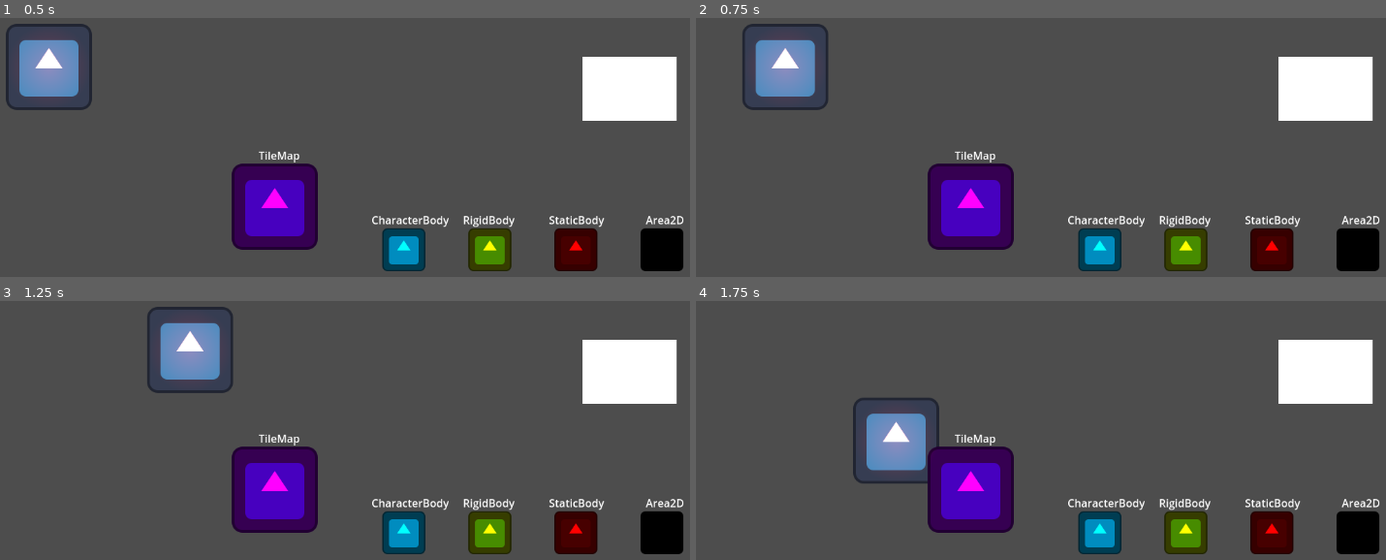
Above: before the commit, frames 1-4 (two rows, left to right).
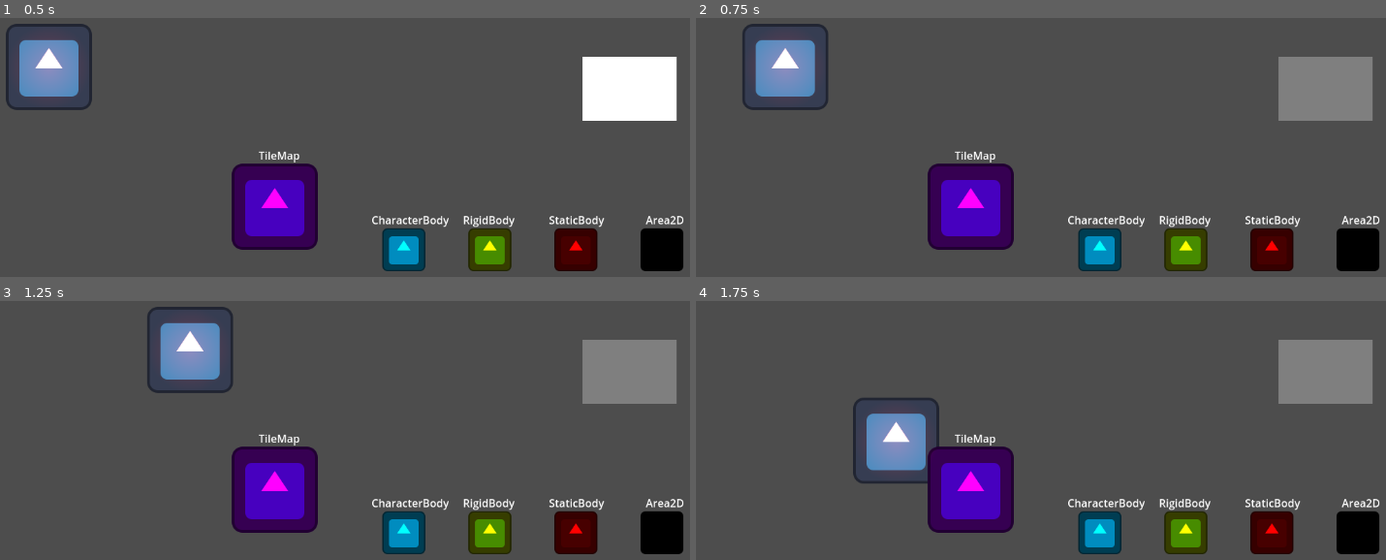
Above: after the commit, the same moments.

Repository: rvbatt/rule-based-godot
Game: Godot game, scene res://test_scenes/area_detection_and_distance/area2D_detection_and_distance_test.tscn
The game is run twice, just before and just after one commit, with the same random seed, the same clock (stepped at 60 frames per second) and the same inputs. The project has no main scene, so this scene is started directly. The engine's default icon, where the game draws it, is replaced by a stand-in: a white triangle on a blue panel in a dark square.
Inputs:
- Up to frame 1 (0.5 s): no input
- Up to frame 2 (0.75 s): tap Enter at 0.5 s; hold Right (ui_right) from 0.53 s (still down); hold T (test_rule_based_system) from 0.53 s (still down)
- Up to frame 3 (1.25 s): keep holding Right (ui_right); keep holding T (test_rule_based_system)
- Up to frame 4 (1.75 s): release Right (ui_right) at 1.28 s; release T (test_rule_based_system) at 1.28 s; hold Down (ui_down) from 1.28 s (still down); tap T (test_rule_based_system) at 1.35 s

Frame 1 is identical in both runs. In frame 2, 3.4% of the frame differs, in the area x 84-99%, y 14-40%; in frame 3, 3.4%; in frame 4, 3.4%.

Commit message:
Recompile test test scenes
Signed-off-by: Rodrigo Volpe Battistin <rv.battistin@usp.br>

Diff:
--- a/test_scenes/area_detection_and_distance/area2D_detection_and_distance_test.tscn
+++ b/test_scenes/area_detection_and_distance/area2D_detection_and_distance_test.tscn
@@ -1,8 +1,9 @@
-[gd_scene load_steps=27 format=3 uid="uid://j2nmi7dkugko"]
+[gd_scene load_steps=30 format=3 uid="uid://j2nmi7dkugko"]
 
 [ext_resource type="Script" path="res://test_scenes/test_rule_based_system.gd" id="1_erwra"]
 [ext_resource type="Script" path="res://addons/rule_based_godot/system/rule_based_system.gd" id="2_4ujxe"]
 [ext_resource type="Script" path="res://addons/rule_based_godot/resources/arbiters/least_recently_used_arbiter.gd" id="3_v1kjp"]
+[ext_resource type="Script" path="res://addons/rule_based_godot/resources/actions/set_property_action.gd" id="4_ev1sj"]
 [ext_resource type="Script" path="res://addons/rule_based_godot/resources/matches/atomic/distance_match.gd" id="5_kxv2h"]
 [ext_resource type="Script" path="res://addons/rule_based_godot/resources/rule.gd" id="6_4o83o"]
 [ext_resource type="Script" path="res://addons/rule_based_godot/resources/matches/atomic/area_detection_match.gd" id="7_4ivev"]
@@ -13,9 +14,17 @@
 [sub_resource type="Resource" id="Resource_senb5"]
 script = ExtResource("3_v1kjp")
 
+[sub_resource type="Resource" id="Resource_cbi7h"]
+script = ExtResource("4_ev1sj")
+property_and_value = {
+"color": Color(0.498039, 0.498039, 0.498039, 1)
+}
+agent_type = 0
+agent_path = NodePath("../ColorRect")
+
 [sub_resource type="Resource" id="Resource_an3l5"]
 script = ExtResource("5_kxv2h")
-source_path = NodePath("")
+source_path = NodePath("../Colliders/TileMap")
 min_distance = 0.0
 max_distance = 500.0
 tester_is_wildcard = false
@@ -25,7 +34,15 @@
 [sub_resource type="Resource" id="Resource_r4ela"]
 script = ExtResource("6_4o83o")
 condition = SubResource("Resource_an3l5")
-actions = Array[Resource("res://addons/rule_based_godot/resources/actions/abstract_action.gd")]([])
+actions = Array[Resource("res://addons/rule_based_godot/resources/actions/abstract_action.gd")]([SubResource("Resource_cbi7h")])
+
+[sub_resource type="Resource" id="Resource_w0v1a"]
+script = ExtResource("4_ev1sj")
+property_and_value = {
+"color": Color(0, 0, 0, 1)
+}
+agent_type = 0
+agent_path = NodePath("../ColorRect")
 
 [sub_resource type="Resource" id="Resource_ca3mb"]
 script = ExtResource("7_4ivev")
@@ -36,7 +53,7 @@
 [sub_resource type="Resource" id="Resource_fedny"]
 script = ExtResource("6_4o83o")
 condition = SubResource("Resource_ca3mb")
-actions = Array[Resource("res://addons/rule_based_godot/resources/actions/abstract_action.gd")]([])
+actions = Array[Resource("res://addons/rule_based_godot/resources/actions/abstract_action.gd")]([SubResource("Resource_w0v1a")])
 
 [sub_resource type="Resource" id="Resource_enohr"]
 script = ExtResource("7_4ivev")
--- a/test_scenes/boolean_and_strings/NOT_string_and_signal_test.tscn
+++ b/test_scenes/boolean_and_strings/NOT_string_and_signal_test.tscn
@@ -34,9 +34,9 @@
 string_value = ""
 tester_is_wildcard = false
 tester_path = NodePath("LineEdit")
+should_retrieve_data = false
 extraction_type = 0
 extraction_property = &"text"
-retrieval_should_retrieve = false
 
 [sub_resource type="Resource" id="Resource_rq540"]
 script = ExtResource("7_4ogbf")
--- a/test_scenes/boolean_and_strings/string_OR_string_test.tscn
+++ b/test_scenes/boolean_and_strings/string_OR_string_test.tscn
@@ -1,10 +1,11 @@
-[gd_scene load_steps=13 format=3 uid="uid://drcjdpshf2gbw"]
+[gd_scene load_steps=16 format=3 uid="uid://drcjdpshf2gbw"]
 
 [ext_resource type="Script" path="res://test_scenes/test_rule_based_system.gd" id="1_16e81"]
 [ext_resource type="Script" path="res://addons/rule_based_godot/system/rule_based_system.gd" id="2_nswr2"]
 [ext_resource type="Script" path="res://addons/rule_based_godot/resources/arbiters/first_applicable_arbiter.gd" id="3_fwqsd"]
 [ext_resource type="Script" path="res://addons/rule_based_godot/resources/actions/set_property_action.gd" id="4_xh355"]
 [ext_resource type="Script" path="res://addons/rule_based_godot/resources/matches/boolean/OR_match.gd" id="5_t5eq1"]
+[ext_resource type="Script" path="res://addons/rule_based_godot/resources/matches/atomic/string_match.gd" id="6_2triq"]
 [ext_resource type="Script" path="res://addons/rule_based_godot/resources/rule.gd" id="7_beao0"]
 [ext_resource type="Script" path="res://addons/rule_based_godot/resources/rule_list.gd" id="8_h5vtr"]
 
@@ -19,9 +20,27 @@
 agent_type = 0
 agent_path = NodePath("../ColorRect")
 
+[sub_resource type="Resource" id="Resource_n4w7l"]
+script = ExtResource("6_2triq")
+string_value = "black"
+tester_is_wildcard = false
+tester_path = NodePath("../LineEdit")
+should_retrieve_data = false
+extraction_type = 0
+extraction_property = &"text"
+
+[sub_resource type="Resource" id="Resource_05aa2"]
+script = ExtResource("6_2triq")
+string_value = "black"
+tester_is_wildcard = false
+tester_path = NodePath("../LineEdit2")
+should_retrieve_data = false
+extraction_type = 0
+extraction_property = &"text"
+
 [sub_resource type="Resource" id="Resource_eywxm"]
 script = ExtResource("5_t5eq1")
-subconditions = Array[Resource("res://addons/rule_based_godot/resources/matches/abstract_match.gd")]([])
+subconditions = Array[Resource("res://addons/rule_based_godot/resources/matches/abstract_match.gd")]([SubResource("Resource_n4w7l"), SubResource("Resource_05aa2")])
 
 [sub_resource type="Resource" id="Resource_lakai"]
 script = ExtResource("7_beao0")
Not shown: 2 places in test_scenes/area_detection_and_distance/components/mesh_library.tres that only renumber resources
